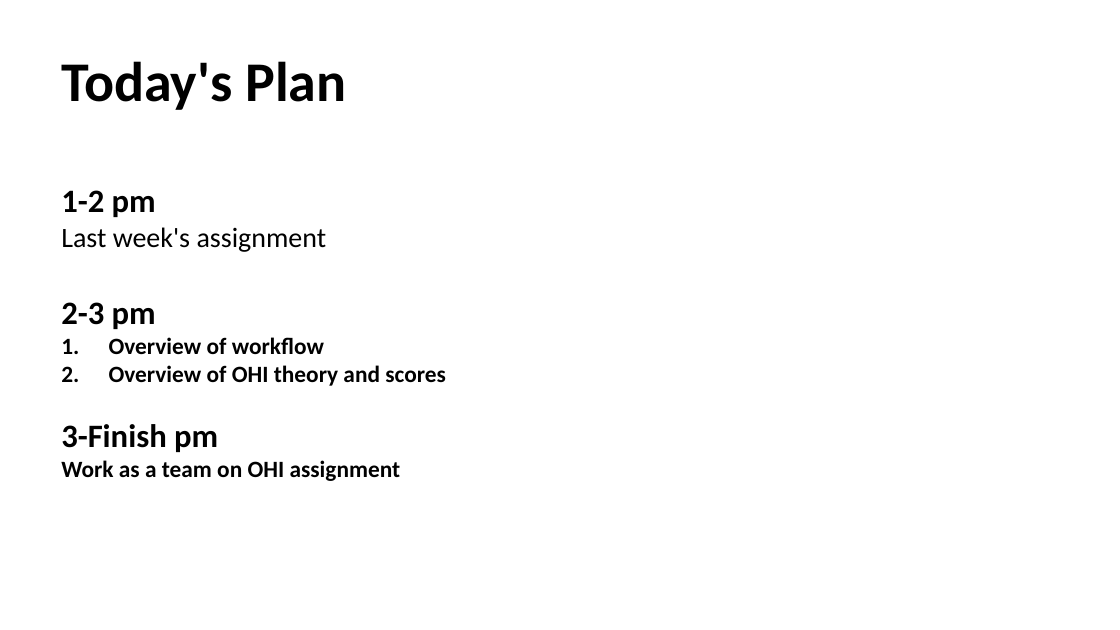
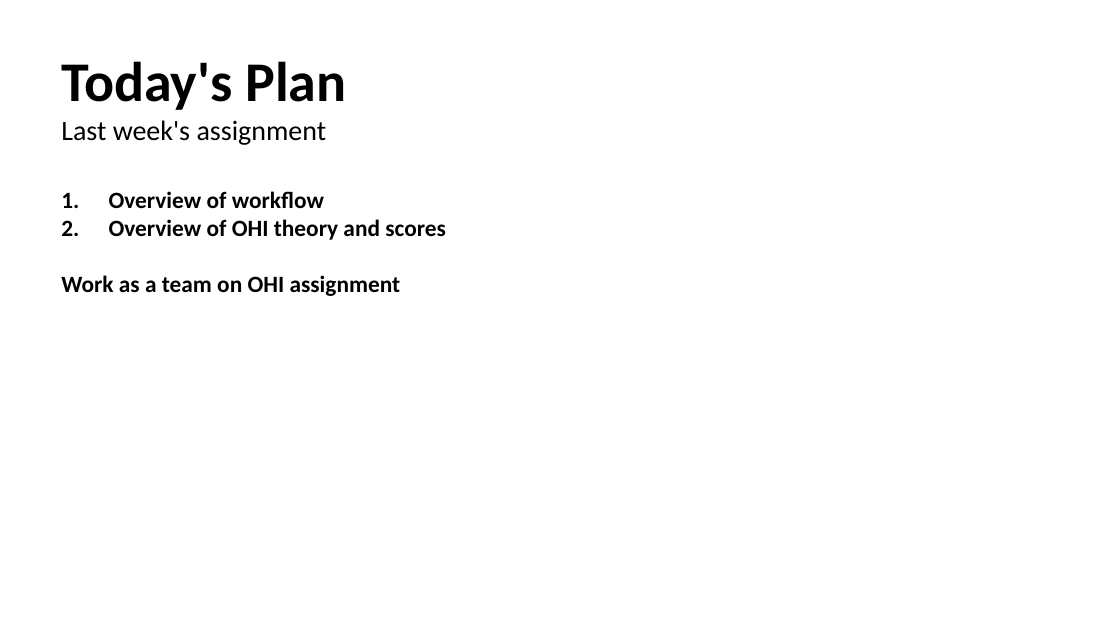
Before and after one commit to OHI-Science/ohiprep_v2021, a slide deck: slide 2 of Reference/Lessons_in_OHI/explore_theory/OHIoverview.pptx. Drawn at 1120x630 pixels with LibreOffice and Linux fonts; fonts in the diff are those of the drawing. Boxes give left, top, right and bottom in pixels: in the first picture for what was removed or moved away, otherwise in the second. Text is boxed around its words. In the diff, an @@ line names an element or a change of style, - is before the commit and + after.

```diff
--- a/Reference/Lessons_in_OHI/explore_theory/OHIoverview.pptx
+++ b/Reference/Lessons_in_OHI/explore_theory/OHIoverview.pptx
@@ text at <box>61,190,156,217</box>: paragraph removed @@
-1-2 pm
@@ text at <box>61,302,156,329</box>: paragraph removed @@
-2-3 pm
@@ text at <box>61,424,218,452</box>: paragraph removed @@
-3-Finish pm
```
Also in this commit, not shown: 3 other slides changed, 2 other files.
